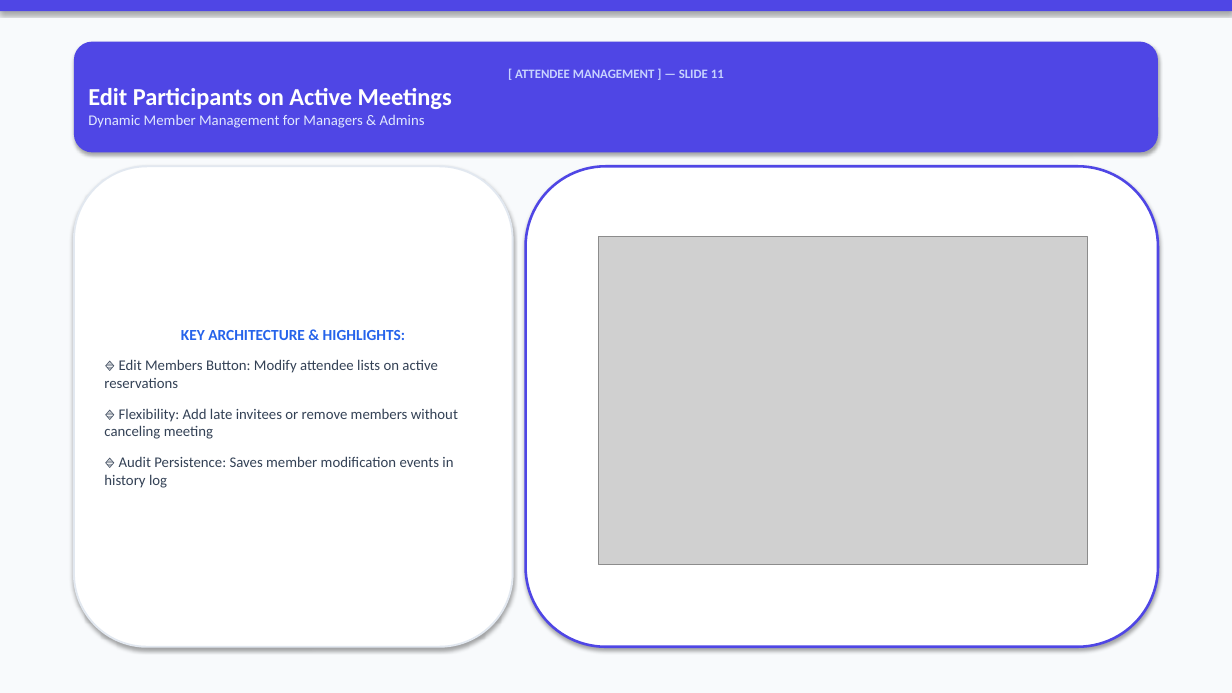
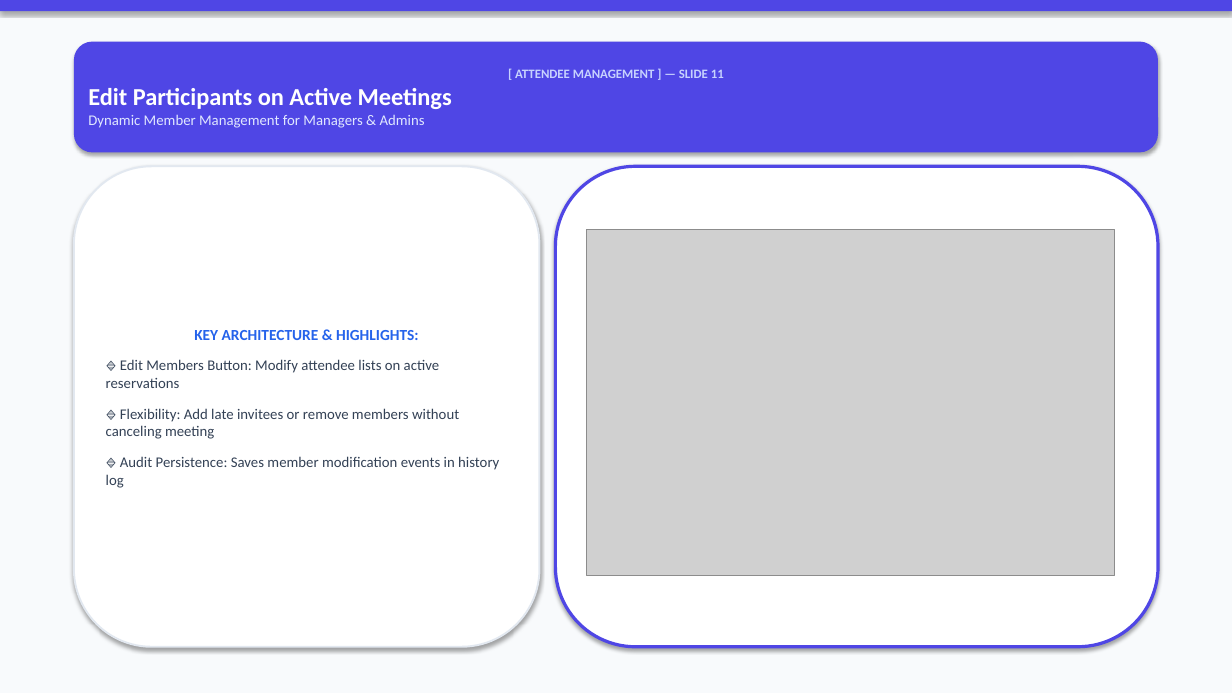
Before and after one commit to VishalMishraCSE/meeting-room-booking-system, a slide deck: slide 11 of document/PRESENTATION_DECK_SLIDES.pptx. Drawn at 1232x693 pixels with LibreOffice and Linux fonts; fonts in the diff are those of the drawing; grey boxes stand for pictures. Boxes give left, top, right and bottom in pixels: in the first picture for what was removed or moved away, otherwise in the second. Text is boxed around its words. In the diff, an @@ line names an element or a change of style, - is before the commit and + after.

```diff
--- a/document/PRESENTATION_DECK_SLIDES.pptx
+++ b/document/PRESENTATION_DECK_SLIDES.pptx
@@ rounded rectangle "KEY ARCHITECTURE & HIGHLIGHTS:": place and size @@
-rounded rectangle "KEY ARCHITECTURE & HIGHLIGHTS:" at (74, 166, 513, 647)
+rounded rectangle "KEY ARCHITECTURE & HIGHLIGHTS:" at (74, 166, 540, 647)
@@ rounded rectangle: place and size @@
-rounded rectangle at (526, 166, 1158, 647)
+rounded rectangle at (555, 166, 1158, 647)
@@ rounded rectangle at (555, 166, 1158, 647): outline #4F46E5 2 pt to #4F46E5 2.5 pt @@
@@ picture: place and size @@
-picture at (598, 237, 1087, 565)
+picture at (586, 229, 1115, 576)
```
Also in this commit, not shown: 16 other slides changed, 53 other files.
